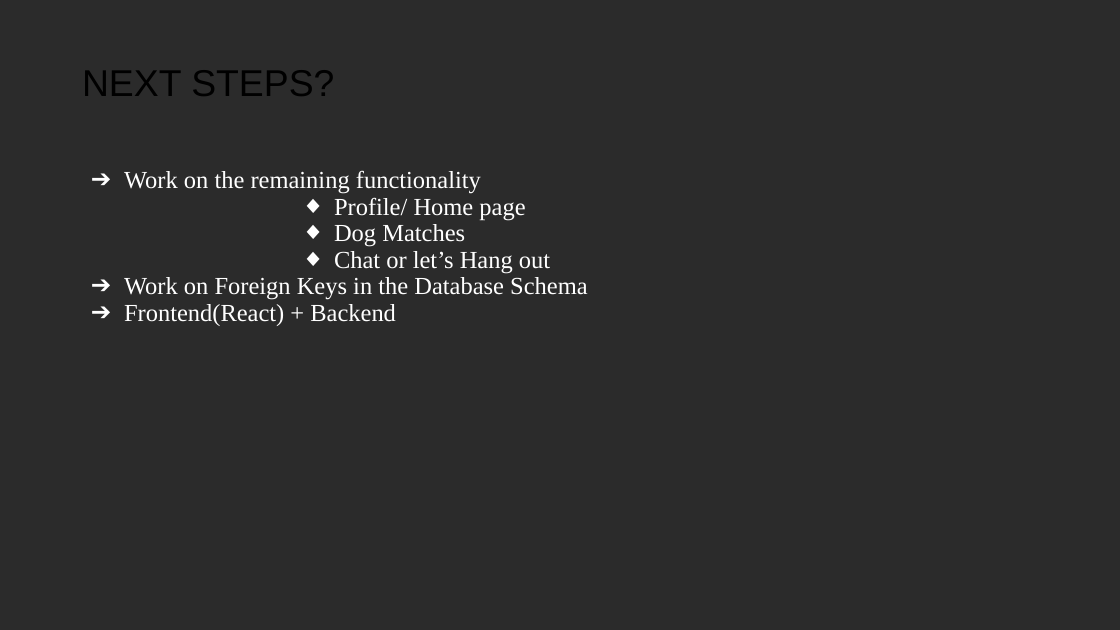
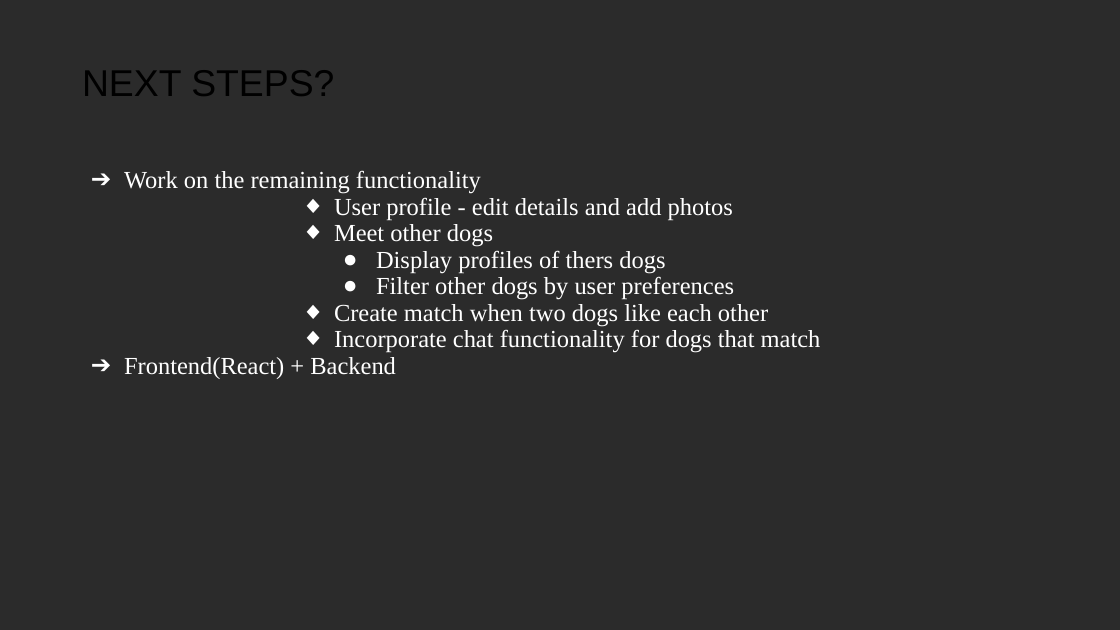
Before and after one commit to joshitha14/cosc617group2, a slide deck: slide 5 of Presentation Slides/Mid Semester Presentation.pptx. Drawn at 1120x630 pixels with LibreOffice and Linux fonts; fonts in the diff are those of the drawing; background and template pictures are left out; a plain dark background stands for a picture behind light text. Boxes give left, top, right and bottom in pixels: in the first picture for what was removed or moved away, otherwise in the second. Text is boxed around its words. In the diff, an @@ line names an element or a change of style, - is before the commit and + after.

```diff
--- a/Presentation Slides/Mid Semester Presentation.pptx
+++ b/Presentation Slides/Mid Semester Presentation.pptx
@@ text at [334, 197, 821, 353]: text changed @@
-  ◆ Profile/ Home page
-  ◆ Dog Matches
-  ◆ Chat or let’s Hang out
-➔ Work on Foreign Keys in the Database Schema
+  ◆ User profile - edit details and add photos
+  ◆ Meet other dogs
+    ● Display profiles of thers dogs
+    ● Filter other dogs by user preferences
+  ◆ Create match when two dogs like each other
+  ◆ Incorporate chat functionality for dogs that match
```
Also in this commit, not shown: 1 other slide changed.
